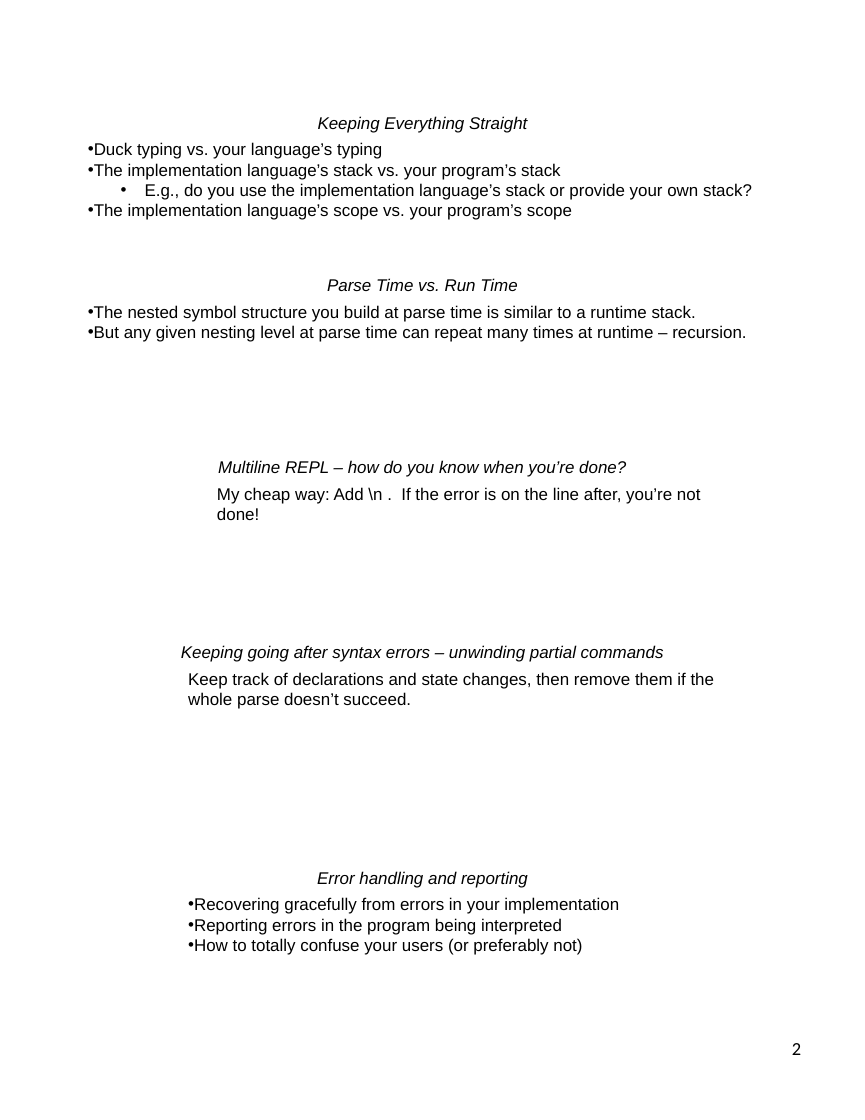
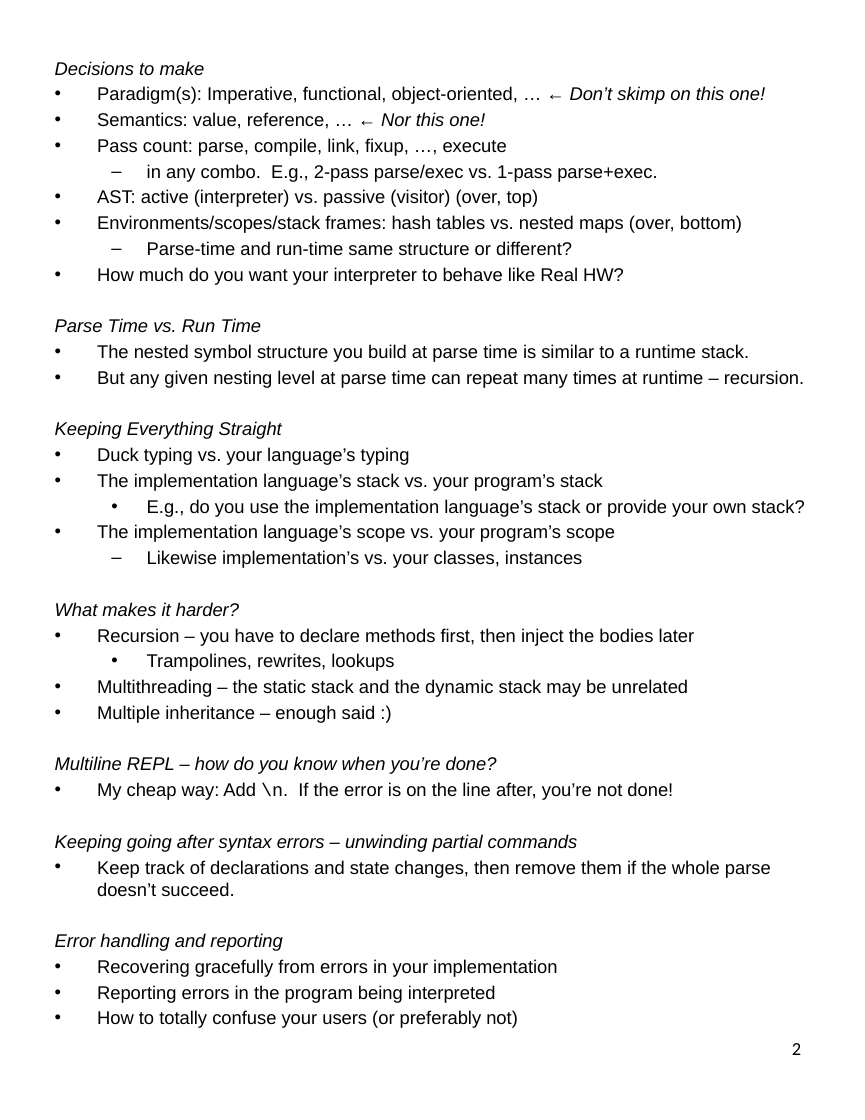
Before and after one commit to cxw42/demosplash-2015-interpreters, a slide deck: slide 2 of Interpreters from the Trenches - handout.pptx. Drawn at 865x1120 pixels with LibreOffice and Linux fonts; fonts in the diff are those of the drawing. Boxes give left, top, right and bottom in pixels: in the first picture for what was removed or moved away, otherwise in the second. Text is boxed around its words. In the diff, an @@ line names an element or a change of style, - is before the commit and + after.

```diff
--- a/Interpreters from the Trenches - handout.pptx
+++ b/Interpreters from the Trenches - handout.pptx
@@ text added at <box>55,61,805,1028</box>, 13 pt, text #000000 @@
+Decisions to make
+• Paradigm(s): Imperative, functional, object-oriented, … ← Don’t skimp on this one!
+• Semantics: value, reference, … ← Nor this one!
+• Pass count: parse, compile, link, fixup, …, execute
+  – in any combo. E.g., 2-pass parse/exec vs. 1-pass parse+exec.
+• AST: active (interpreter) vs. passive (visitor) (over, top)
+• Environments/scopes/stack frames: hash tables vs. nested maps (over, bottom)
+  – Parse-time and run-time same structure or different?
+• How much do you want your interpreter to behave like Real HW?
+Parse Time vs. Run Time
+• The nested symbol structure you build at parse time is similar to a runtime stack.
+• But any given nesting level at parse time can repeat many times at runtime – recursion.
+Keeping Everything Straight
+• Duck typing vs. your language’s typing
+• The implementation language’s stack vs. your program’s stack
+  • E.g., do you use the implementation language’s stack or provide your own stack?
+• The implementation language’s scope vs. your program’s scope
+  – Likewise implementation’s vs. your classes, instances
+What makes it harder?
+• Recursion – you have to declare methods first, then inject the bodies later
+  • Trampolines, rewrites, lookups
+• Multithreading – the static stack and the dynamic stack may be unrelated
+• Multiple inheritance – enough said :)
+Multiline REPL – how do you know when you’re done?
+• My cheap way: Add \n. If the error is on the line after, you’re not done!
+Keeping going after syntax errors – unwinding partial commands
+• Keep track of declarations and state changes, then remove them if the whole parse doesn’t succeed.
+Error handling and reporting
+• Recovering gracefully from errors in your implementation
+• Reporting errors in the program being interpreted
+• How to totally confuse your users (or preferably not)
@@ text removed at <box>318,116,527,133</box> @@
-Keeping Everything Straight
@@ text removed at <box>88,142,752,220</box> @@
-• Duck typing vs. your language’s typing
-• The implementation language’s stack vs. your program’s stack
-  • E.g., do you use the implementation language’s stack or provide your own stack?
-• The implementation language’s scope vs. your program’s scope
@@ text removed at <box>327,278,518,291</box> @@
-Parse Time vs. Run Time
@@ text removed at <box>88,305,746,342</box> @@
-• The nested symbol structure you build at parse time is similar to a runtime stack.
-• But any given nesting level at parse time can repeat many times at runtime – recursion.
@@ text removed at <box>218,460,626,477</box> @@
-Multiline REPL – how do you know when you’re done?
@@ text removed at <box>217,487,701,504</box> @@
-My cheap way: Add \n . If the error is on the line after, you’re not done!
@@ text removed at <box>181,645,664,662</box> @@
-Keeping going after syntax errors – unwinding partial commands
@@ text removed at <box>188,672,715,709</box> @@
-Keep track of declarations and state changes, then remove them if the
-whole parse doesn’t succeed.
@@ text removed at <box>188,897,619,955</box> @@
-• Recovering gracefully from errors in your implementation
-• Reporting errors in the program being interpreted
-• How to totally confuse your users (or preferably not)
@@ text removed at <box>317,871,528,888</box> @@
-Error handling and reporting
```
Also in this commit, not shown: 1 other slide changed, 1 other file.
